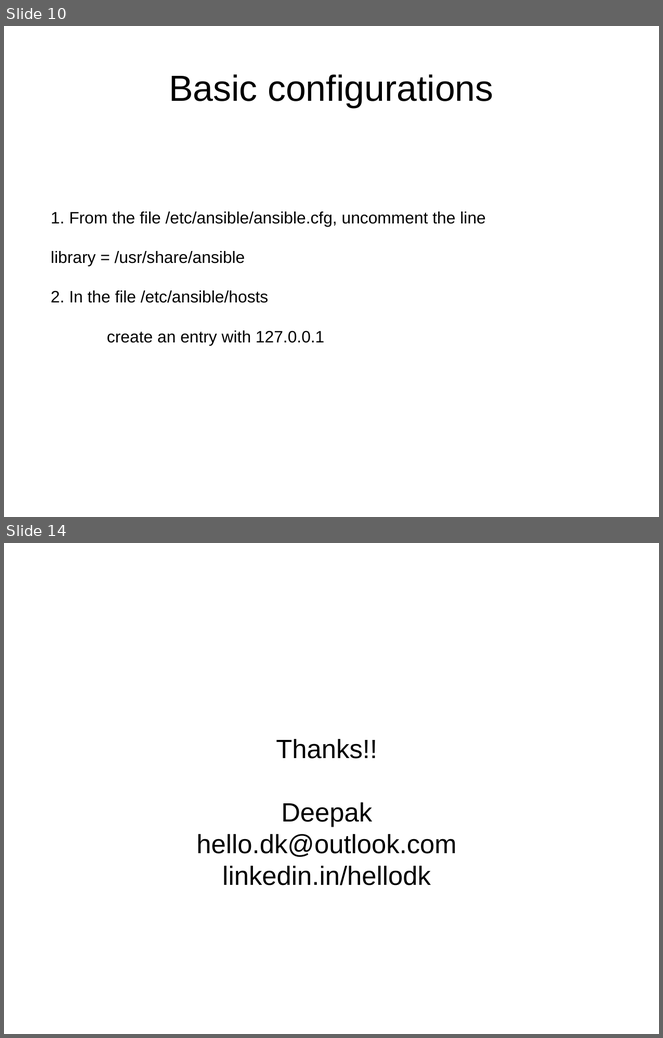
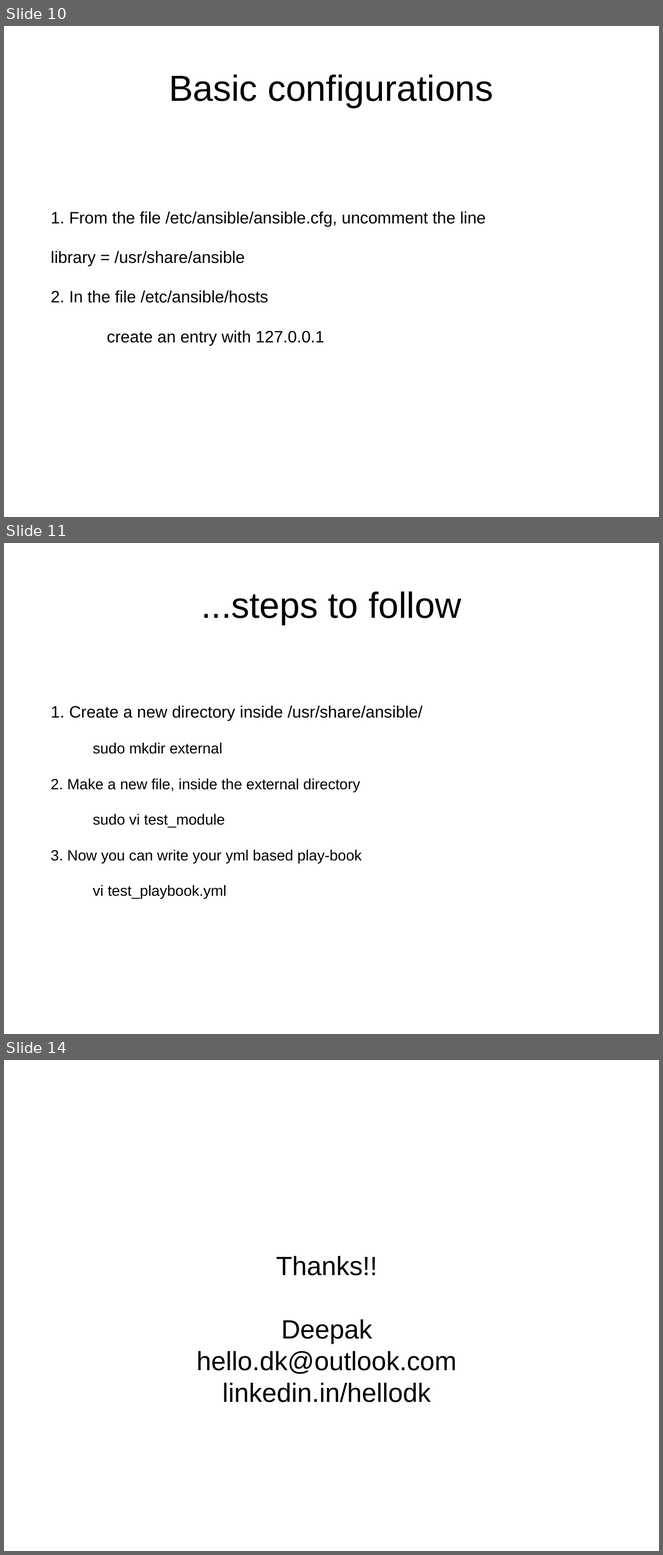
Before and after one commit to hellodk/ansible-meetup-bangalore, a slide deck: Contributing _to_Ansible.odp. Shown one above the other, each under a label of ours: slides 10 and 14 before the commit, slides 10, 11 and 14 after it; the slides between them are not shown. The pictures are 663x1038 and 663x1555 pixels, drawn with LibreOffice and Linux fonts; fonts in the diff are those of the drawing. Boxes give left, top, right and bottom in pixels: in the first picture for what was removed or moved away, otherwise in the second. Text is boxed around its words. In the diff, an @@ line names an element or a change of style, - is before the commit and + after.

```diff
--- a/Contributing _to_Ansible.odp
+++ b/Contributing _to_Ansible.odp
@@ slide 11 added at [4, 543, 659, 1034], background #FFFFFF @@
@@ title added at [201, 591, 461, 625], 44 pt, text #000000 @@
+...steps to follow
@@ subtitle added at [51, 706, 423, 899], 18 pt, text #000000 @@
+1. Create a new directory inside /usr/share/ansible/
+      sudo mkdir external
+2. Make a new file, inside the external directory
+      sudo vi test_module
+3. Now you can write your yml based play-book
+      vi test_playbook.yml
```
Also in this commit, not shown: 1 other slide added, 2 slides removed, 1 other file.
